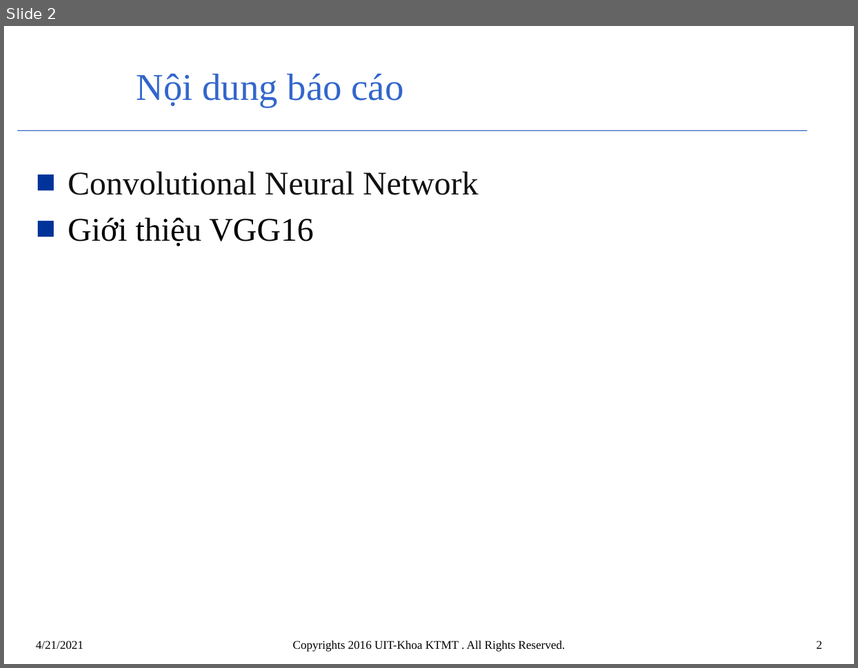
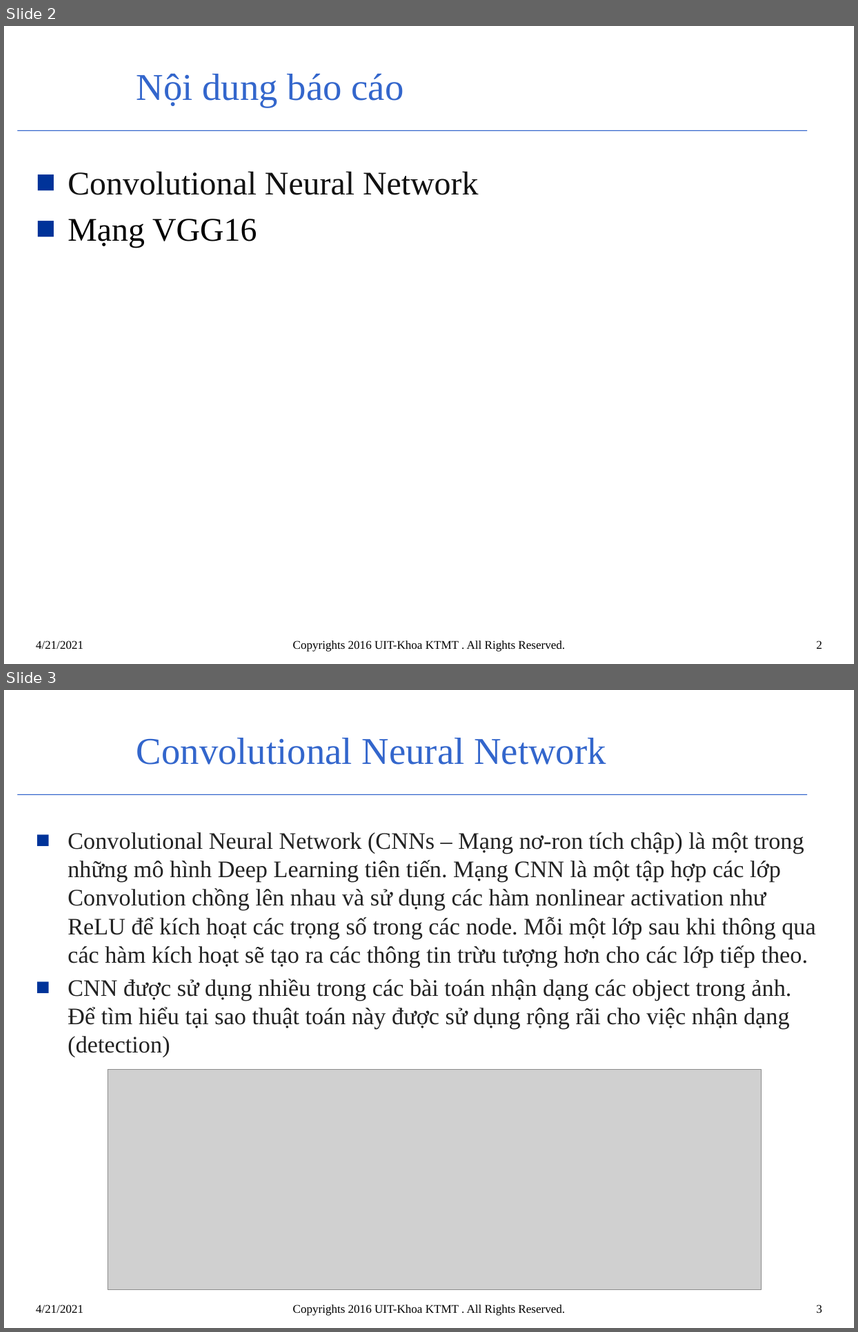
Before and after one commit to DuongTam1410/IU, a slide deck: Project/VGG16.pptx. Shown one above the other, each under a label of ours: slide 2 before the commit, slides 2 and 3 after it. The pictures are 858x668 and 858x1332 pixels, drawn with LibreOffice and Linux fonts; fonts in the diff are those of the drawing; grey boxes stand for pictures; background and template pictures are left out. Boxes give left, top, right and bottom in pixels: in the first picture for what was removed or moved away, otherwise in the second. Text is boxed around its words. In the diff, an @@ line names an element or a change of style, - is before the commit and + after.

```diff
--- a/Project/VGG16.pptx
+++ b/Project/VGG16.pptx
@@ slide 3 added at bbox=[4, 690, 854, 1328], background #FFFFFF; not listed: 2 template elements that a slide beside it also shows @@
@@ title added at bbox=[136, 738, 606, 765], 32 pt, text #3366CC @@
+Convolutional Neural Network
@@ text added at bbox=[67, 832, 815, 1057], 20 pt, text #222222 @@
+■ Convolutional Neural Network (CNNs – Mạng nơ-ron tích chập) là một trong những mô hình Deep Learning tiên tiến. Mạng CNN là một tập hợp các lớp Convolution chồng lên nhau và sử dụng các hàm nonlinear activation như ReLU để kích hoạt các trọng số trong các node. Mỗi một lớp sau khi thông qua các hàm kích hoạt sẽ tạo ra các thông tin trừu tượng hơn cho các lớp tiếp theo.
+■ CNN được sử dụng nhiều trong các bài toán nhận dạng các object trong ảnh. Để tìm hiểu tại sao thuật toán này được sử dụng rộng rãi cho việc nhận dạng (detection)
@@ picture added at bbox=[107, 1069, 762, 1290] @@
@@ text added at bbox=[36, 1304, 83, 1312], 10 pt, text #000000 @@
+4/21/2021
@@ text added at bbox=[293, 1304, 565, 1315], 10 pt, text #000000 @@
+Copyrights 2016 UIT-Khoa KTMT . All Rights Reserved.
@@ page number added at bbox=[816, 1304, 822, 1312], 10 pt, text #000000 @@
+3
@@ slide 2 changed as well @@
@@ text at bbox=[67, 219, 257, 247]: text changed @@
-■ Giới thiệu VGG16
+■ Mạng VGG16
```
Also in this commit, not shown: 2 other slides changed, 21 other slides added, 1 other file.
